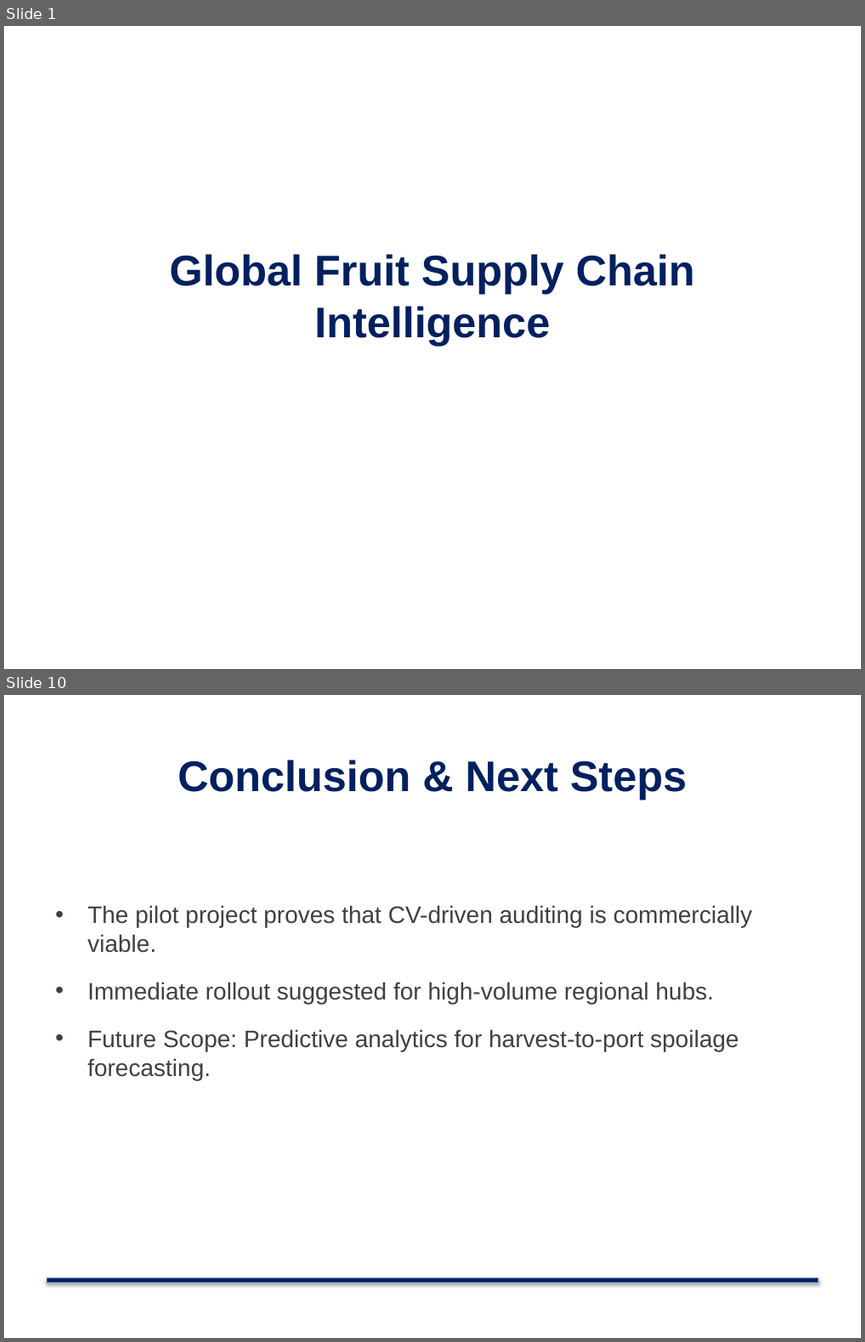
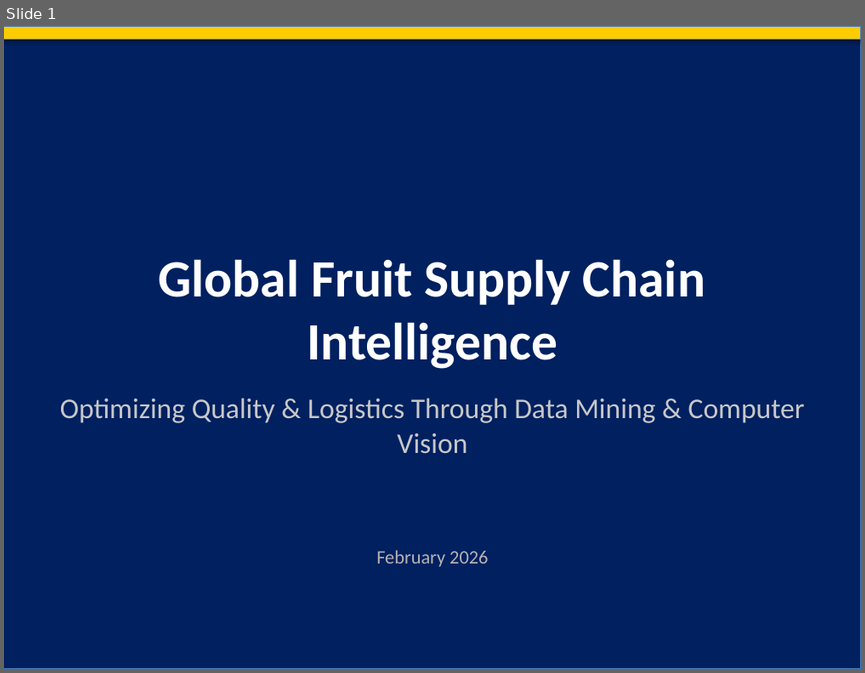
Before and after one commit to HakimiMasstar/data-mining-project, a slide deck: Global_Supply_Chain_Corporate.pptx. Shown one above the other, each under a label of ours: slides 1 and 10 before the commit, slide 1 after it; the slides between them are not shown. The pictures are 865x1342 and 865x673 pixels, drawn with LibreOffice and Linux fonts; fonts in the diff are those of the drawing. Boxes give left, top, right and bottom in pixels: in the first picture for what was removed or moved away, otherwise in the second. Text is boxed around its words. In the diff, an @@ line names an element or a change of style, - is before the commit and + after.

```diff
--- a/Global_Supply_Chain_Corporate.pptx
+++ b/Global_Supply_Chain_Corporate.pptx
@@ slide 10 removed at (4,695,861,1338), background #FFFFFF @@
@@ title removed at (177,760,687,800) @@
-Conclusion & Next Steps
@@ text removed at (87,905,753,1080) @@
-• The pilot project proves that CV-driven auditing is commercially viable.
-• Immediate rollout suggested for high-volume regional hubs.
-• Future Scope: Predictive analytics for harvest-to-port spoilage forecasting.
@@ rectangle removed at (46,1277,818,1281) @@
@@ slide 1 changed as well @@
@@ rectangle added at (4,26,861,669), fill #002060, outline #4B7EBC 0.75 pt @@
@@ rectangle added at (4,26,861,39), fill #FFCC00, outline #4B7EBC 0.75 pt @@
@@ text "Global Fruit Supply Chain Intelligence": place and size @@
-text "Global Fruit Supply Chain Intelligence" at (170,254,695,346)
+text "Global Fruit Supply Chain Intelligence" at (158,259,705,369)
@@ text "Global Fruit Supply Chain Intelligence" at (158,259,705,369): size 36 to 44 pt, font Arial to Calibri, text colour #002060 to #FFFFFF; vertical alignment middle to top @@
@@ text added at (60,397,805,454), 24 pt, text #C8C8C8 @@
+Optimizing Quality & Logistics Through Data Mining & Computer Vision
@@ text added at (376,550,488,567), 16 pt, text #B4B4B4 @@
+February 2026
```
Also in this commit, not shown: 1 other slide changed, 8 slides added, 7 other slides removed, 3 other files.
